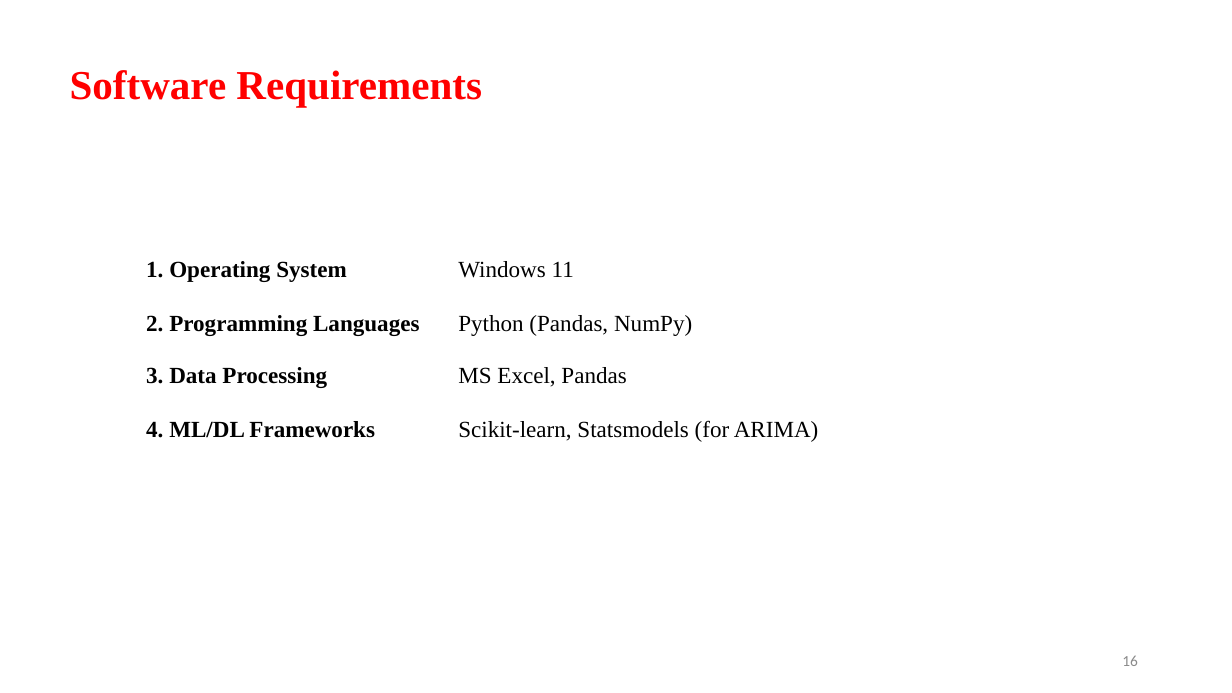
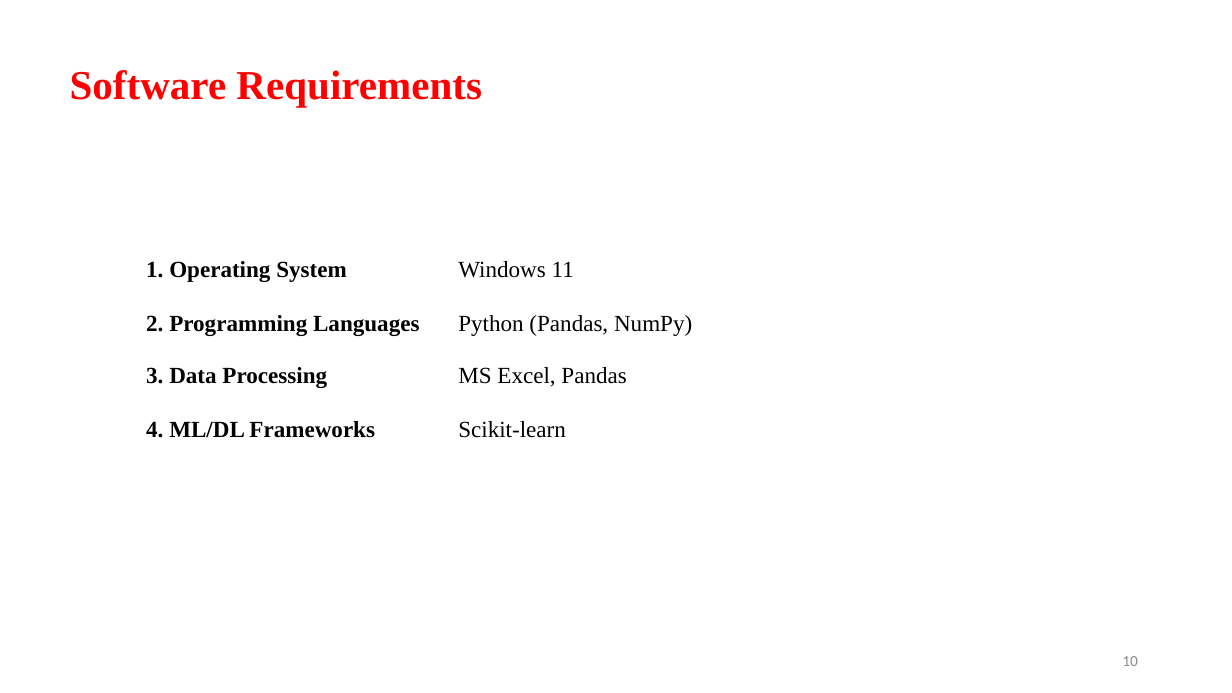
Before and after one commit to Aashif786/Coding_Assistant, a slide deck: slide 10 of ppts/0th Review.pptx (slide 16 before the commit). Drawn at 1232x693 pixels with LibreOffice and Linux fonts; fonts in the diff are those of the drawing; background and template pictures are left out. Boxes give left, top, right and bottom in pixels: in the first picture for what was removed or moved away, otherwise in the second. Text is boxed around its words. In the diff, an @@ line names an element or a change of style, - is before the commit and + after.

```diff
--- a/ppts/0th Review.pptx
+++ b/ppts/0th Review.pptx
@@ table at (x1=137, y1=252, x2=1163, y2=506) @@
-row 4, column 2: Scikit-learn, Statsmodels (for ARIMA)
+row 4, column 2: Scikit-learn
@@ page number at (x1=1122, y1=656, x2=1138, y2=666): text changed @@
-16
+10
```
Also in this commit, not shown: 3 other slides changed, 2 slides added, 12 slides removed.
